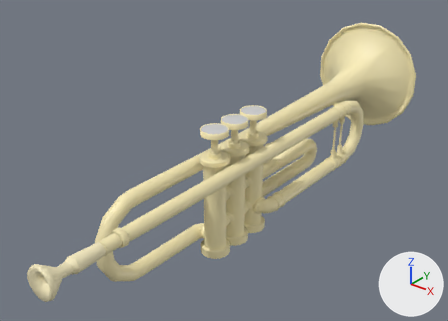
Renders of the FBX model Assets/Models/trabka.fbx from each side of a commit.
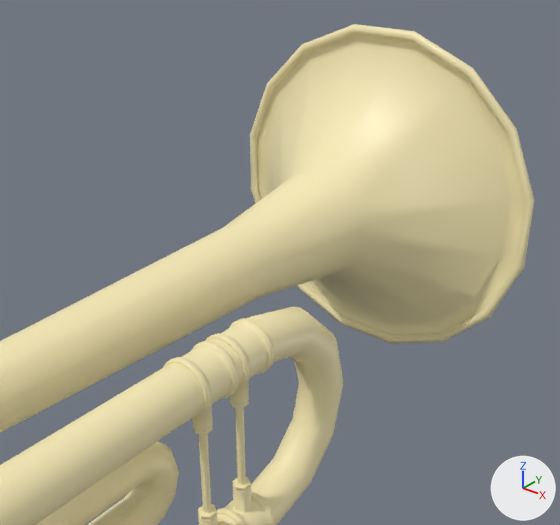
Each version is shown whole from a 50 mm lens placed at (16.4, -22.9, 13.6), pointed at (-2.5, 0.8, -1.1), then close up from a 50 mm lens placed at (6.6, 1.9, 6.2), pointed at (-2.8, 13.6, -1.0). Lighting does not change. The marker at lower right points along +X, +Y and +Z.

Names of what the first close-up shows: 'Trompeta1'.
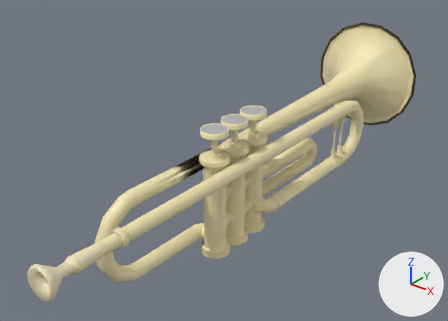
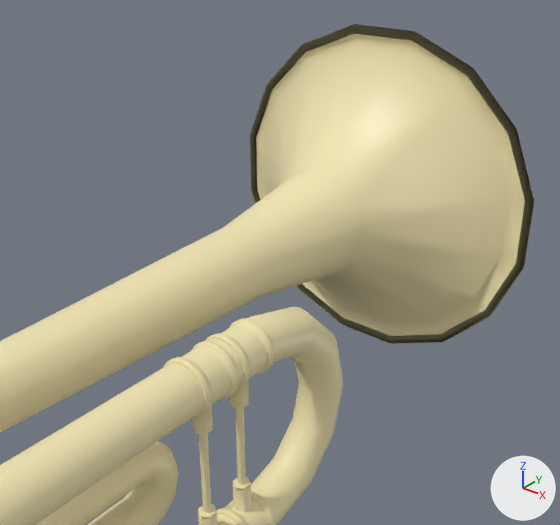
Boxes [x1, y1, x2, y2] around the edits, measured in the close-ups (560 x 525 px):
part 1 of me_tube, added (beige): after [256, 25, 525, 336]

What changed in the scene script:
```text
Change me_tube:
    used by ob_trompeta1; location = (0.0, 0.0, 0.0)
    remove me_tube.from_pydata(...)  # 7028 vertices, 6752 faces; spans x -5.6..1.7, y -13.0..16.0, z -4.8..3.6
    add me_tube.from_pydata(...)  # 7076 vertices, 6784 faces; spans x -5.6..1.7, y -13.0..16.0, z -4.8..3.6
    me_tube part 1: a new loose piece of 48 vertices spanning x -5.6..1.6, y 13.8..15.9, z -3.6..3.6, in mat_trompeta (beige #f3e7b4)
```
